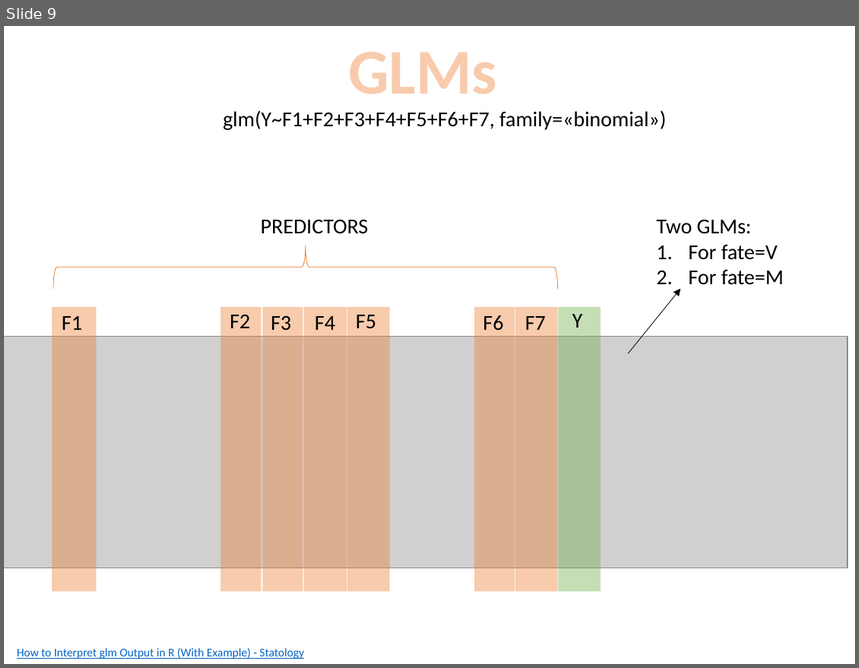
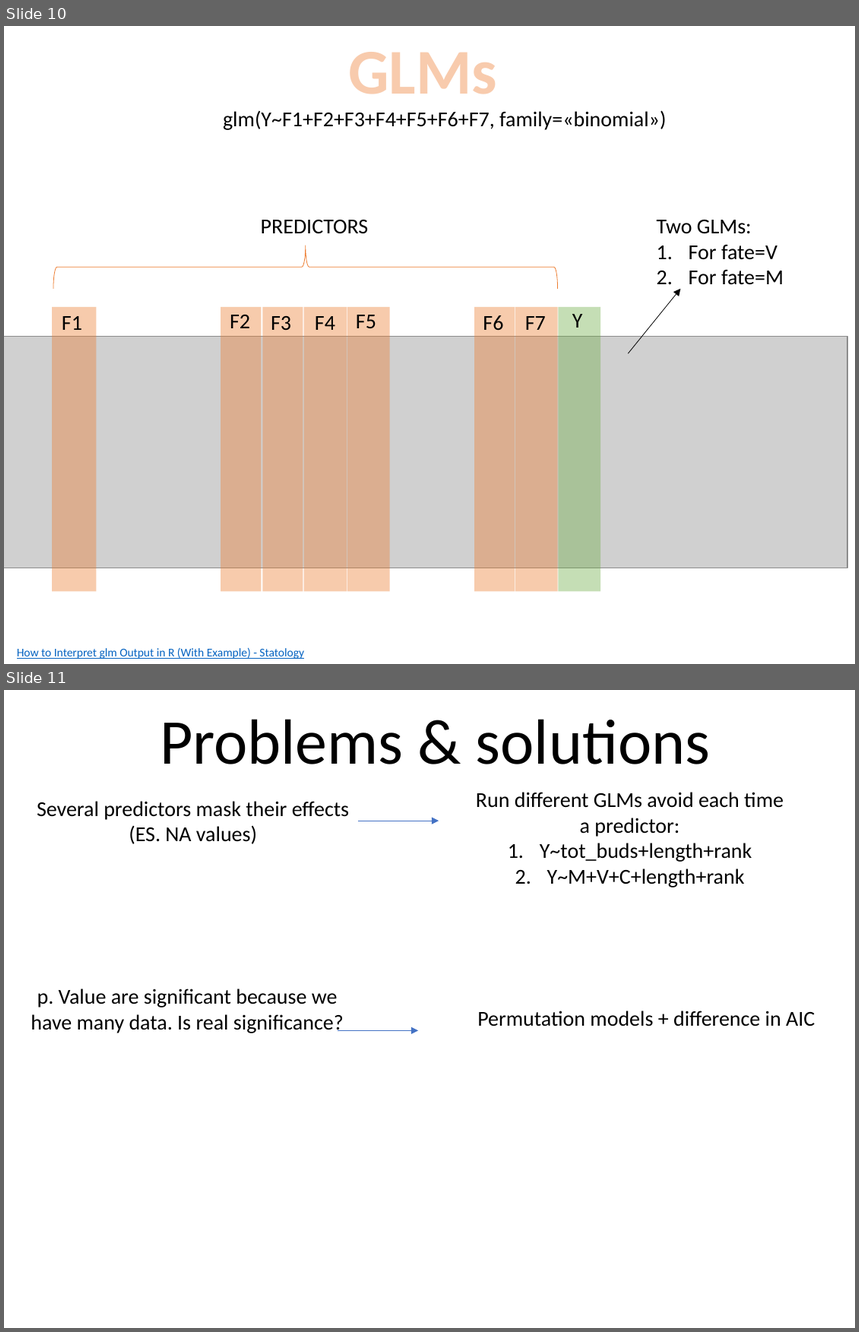
Before and after one commit to Corilana/L-HAZELNUT, a slide deck: Procedures_coding_hazelnut_architecture.pptx. Shown one above the other, each under a label of ours: slide 9 before the commit, slides 10 and 11 after it. The pictures are 859x668 and 859x1332 pixels, drawn with LibreOffice and Linux fonts; fonts in the diff are those of the drawing; grey boxes stand for pictures. Boxes give left, top, right and bottom in pixels: in the first picture for what was removed or moved away, otherwise in the second. Text is boxed around its words. In the diff, an @@ line names an element or a change of style, - is before the commit and + after.

Commit message:
permutation AIC diff and more glms

```diff
--- a/Procedures_coding_hazelnut_architecture.pptx
+++ b/Procedures_coding_hazelnut_architecture.pptx
@@ slide 11 added at bbox=[4, 690, 855, 1328], background #FFFFFF @@
@@ text added at bbox=[160, 719, 710, 764], 54 pt, text #000000 @@
+Problems & solutions
@@ text added at bbox=[37, 801, 349, 844], 18 pt, text #000000 @@
+Several predictors mask their effects (ES. NA values)
@@ text added at bbox=[476, 792, 784, 888], 18 pt, text #000000 @@
+Run different GLMs avoid each time a predictor:
+1. Y~tot_buds+length+rank
+2. Y~M+V+C+length+rank
@@ arrow added from (358, 821) to (439, 821), #4472C4 0.5 pt @@
@@ text added at bbox=[31, 989, 344, 1034], 18 pt, text #000000 @@
+p. Value are significant because we have many data. Is real significance?
@@ arrow added from (338, 1030) to (418, 1030), #4472C4 0.5 pt @@
@@ text added at bbox=[477, 1011, 815, 1027], 18 pt, text #000000 @@
+Permutation models + difference in AIC
@@ what was slide 9 is now slide 10 @@
```
Also in this commit, not shown: 1 slide changed, 28 other slides added, 2 slides removed, 1 other file.
